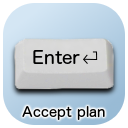
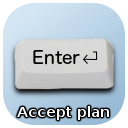
Before/after of a 128 x 128 layered artwork. What changed in the layer stack:
painted on "Accept plan" over [17,106,109,120]
painted on "Drop Shadow" over [15,103,111,123]
